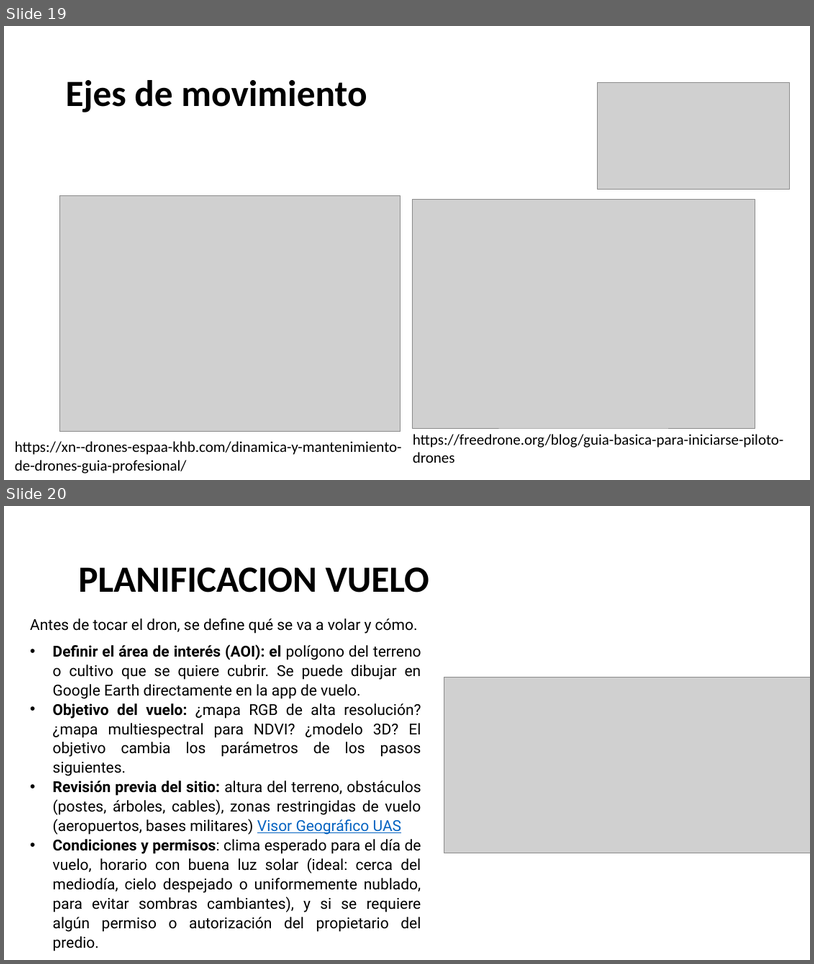
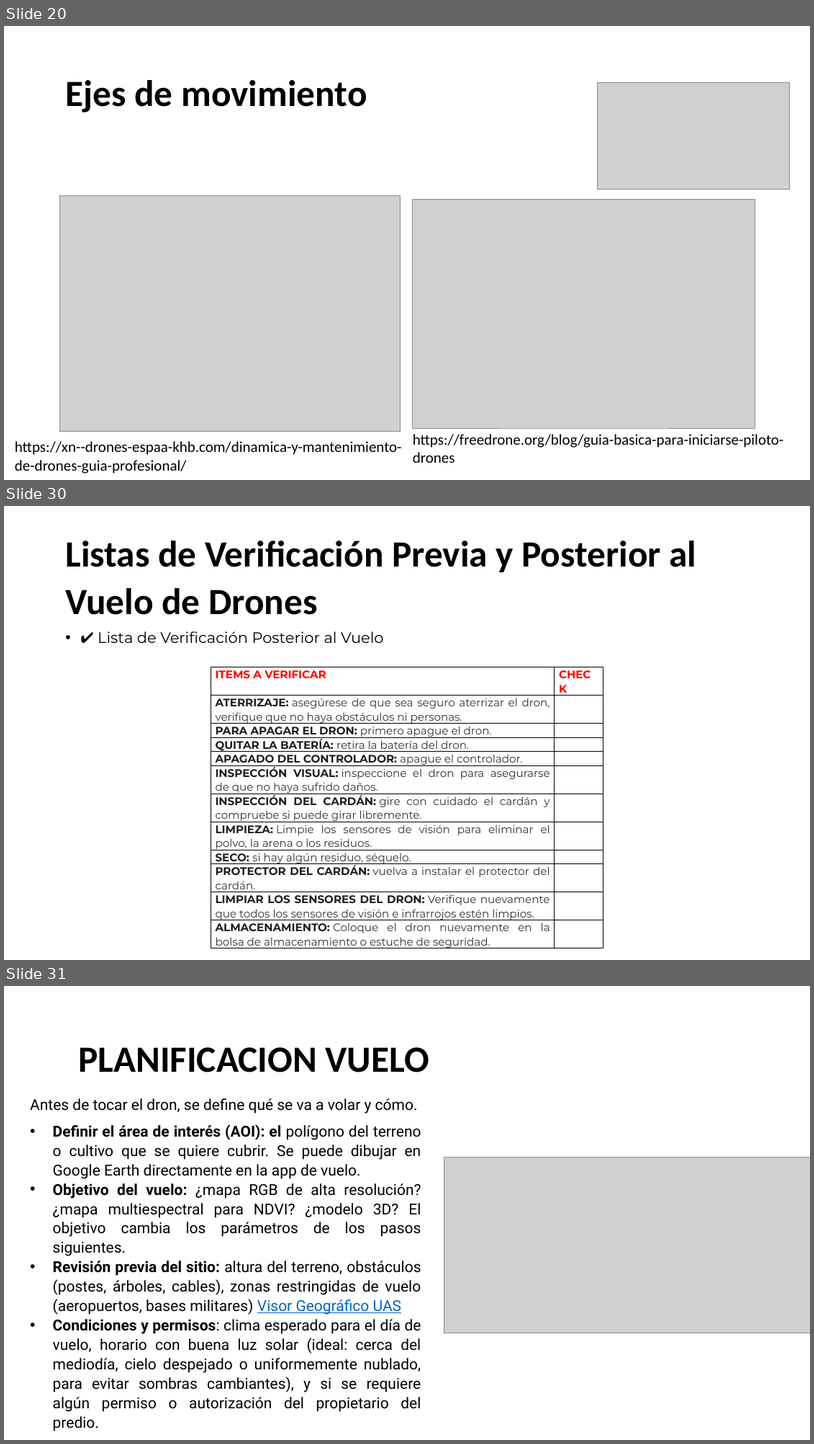
Before and after one commit to Dimitri-1999/drones, a slide deck: curso_pilotos_uav.pptx. Shown one above the other, each under a label of ours: slides 19 and 20 before the commit, slides 20, 30 and 31 after it; the slides between them are not shown. The pictures are 814x964 and 814x1444 pixels, drawn with LibreOffice and Linux fonts; fonts in the diff are those of the drawing; grey boxes stand for pictures; background and template pictures are left out. Boxes give left, top, right and bottom in pixels: in the first picture for what was removed or moved away, otherwise in the second. Text is boxed around its words. In the diff, an @@ line names an element or a change of style, - is before the commit and + after.

```diff
--- a/curso_pilotos_uav.pptx
+++ b/curso_pilotos_uav.pptx
@@ slide 30 added at <box>4,506,810,960</box>, background picture (left out) @@
@@ title added at <box>65,541,697,615</box>, 44 pt, text #000000, bold @@
+Listas de Verificación Previa y Posterior al Vuelo de Drones
@@ text added at <box>98,631,384,643</box>, 18 pt, text #000000 @@
+• ✔ Lista de Verificación Posterior al Vuelo
@@ table added at <box>211,667,604,951</box>, 12 rows, 2 columns @@
+ITEMS A VERIFICAR | CHECK
+ATERRIZAJE: asegúrese de que sea seguro aterrizar el dron, verifique que no haya obstáculos ni personas. | 
+PARA APAGAR EL DRON: primero apague el dron. | 
+QUITAR LA BATERÍA: retira la batería del dron. | 
+APAGADO DEL CONTROLADOR: apague el controlador. | 
+INSPECCIÓN VISUAL: inspeccione el dron para asegurarse de que no haya sufrido daños. | 
+INSPECCIÓN DEL CARDÁN: gire con cuidado el cardán y compruebe si puede girar libremente. | 
+LIMPIEZA: Limpie los sensores de visión para eliminar el polvo, la arena o los residuos. | 
+SECO: si hay algún residuo, séquelo. | 
+PROTECTOR DEL CARDÁN: vuelva a instalar el protector del cardán. | 
+LIMPIAR LOS SENSORES DEL DRON: Verifique nuevamente que todos los sensores de visión e infrarrojos estén limpios. | 
+ALMACENAMIENTO: Coloque el dron nuevamente en la bolsa de almacenamiento o estuche de seguridad. | 
@@ what was slide 19 is now slide 20 @@
@@ what was slide 20 is now slide 31 @@
```
Also in this commit, not shown: 10 other slides added.
